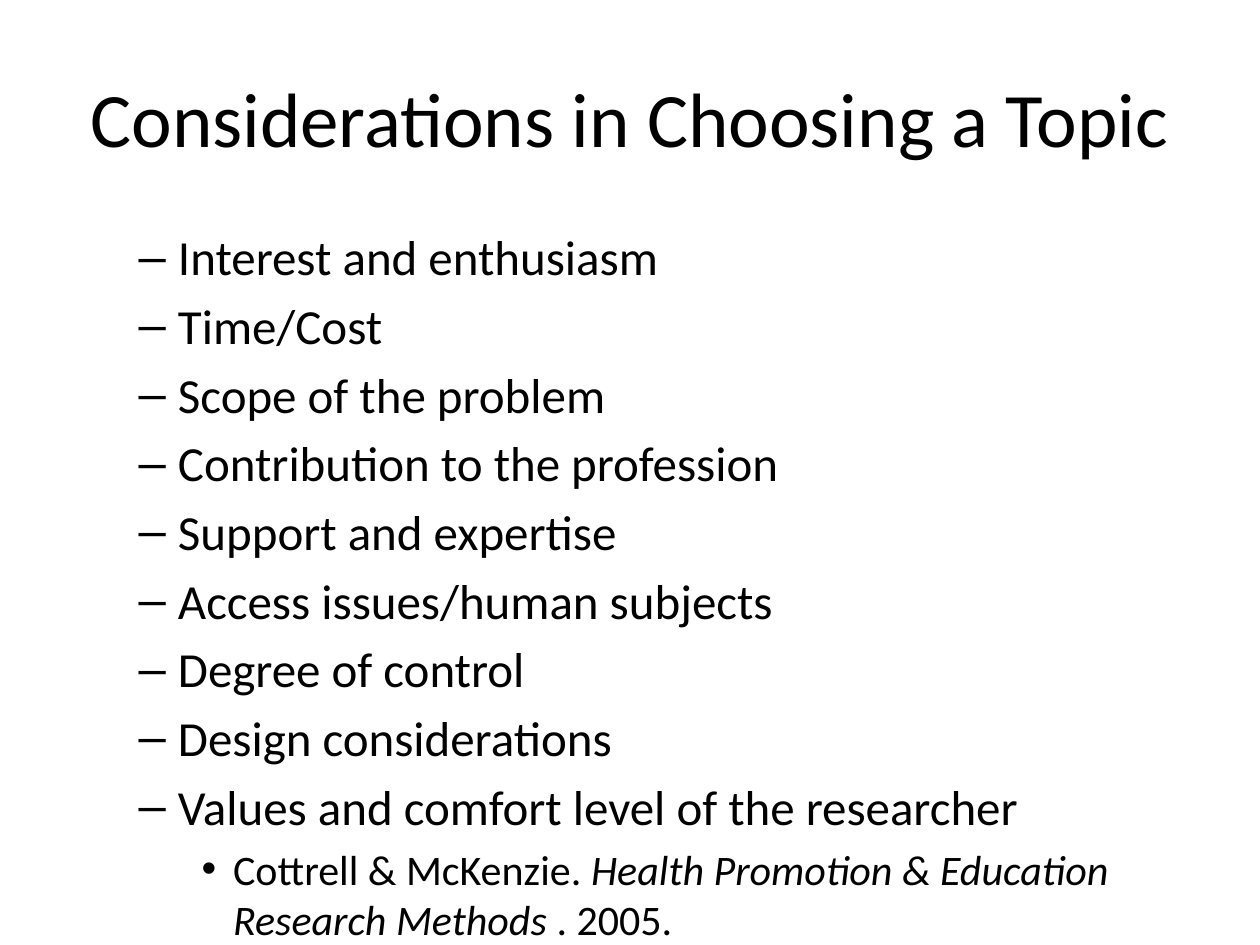
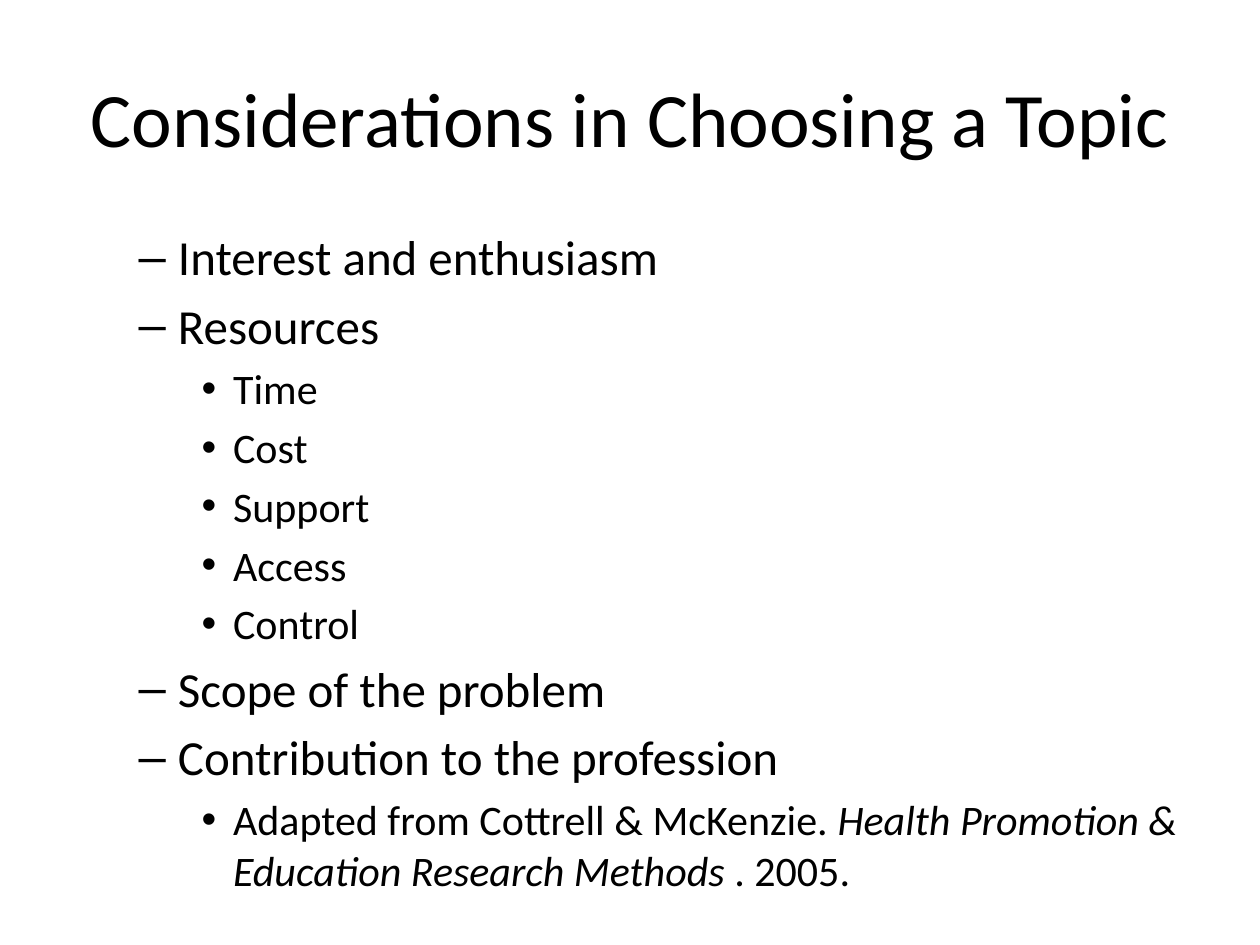
Before and after one commit to classes-medb/5510, a slide deck: slide 17 of doc/video-02-planning.pptx (slide 8 before the commit). Drawn at 1260x945 pixels with LibreOffice and Linux fonts; fonts in the diff are those of the drawing. Boxes give left, top, right and bottom in pixels: in the first picture for what was removed or moved away, otherwise in the second. Text is boxed around its words. In the diff, an @@ line names an element or a change of style, - is before the commit and + after.

```diff
--- a/doc/video-02-planning.pptx
+++ b/doc/video-02-planning.pptx
@@ text at box(178, 312, 379, 640): text changed; size 28 to 24 pt @@
-  – Time/Cost
+  – Resources
+    • Time
+    • Cost
+    • Support
+    • Access
+    • Control
@@ text at box(233, 805, 1139, 887): text changed; size 28 to 24 pt; italic on @@
-  – Support and expertise
-  – Access issues/human subjects
-  – Degree of control
-  – Design considerations
-  – Values and comfort level of the researcher
-    • Cottrell & McKenzie. Health Promotion & Education Research Methods . 2005.
+    • Adapted from Cottrell & McKenzie. Health Promotion & Education Research Methods . 2005.
```
Also in this commit, not shown: 9 other slides changed, 21 slides added, 13 slides removed, 6 other files.
